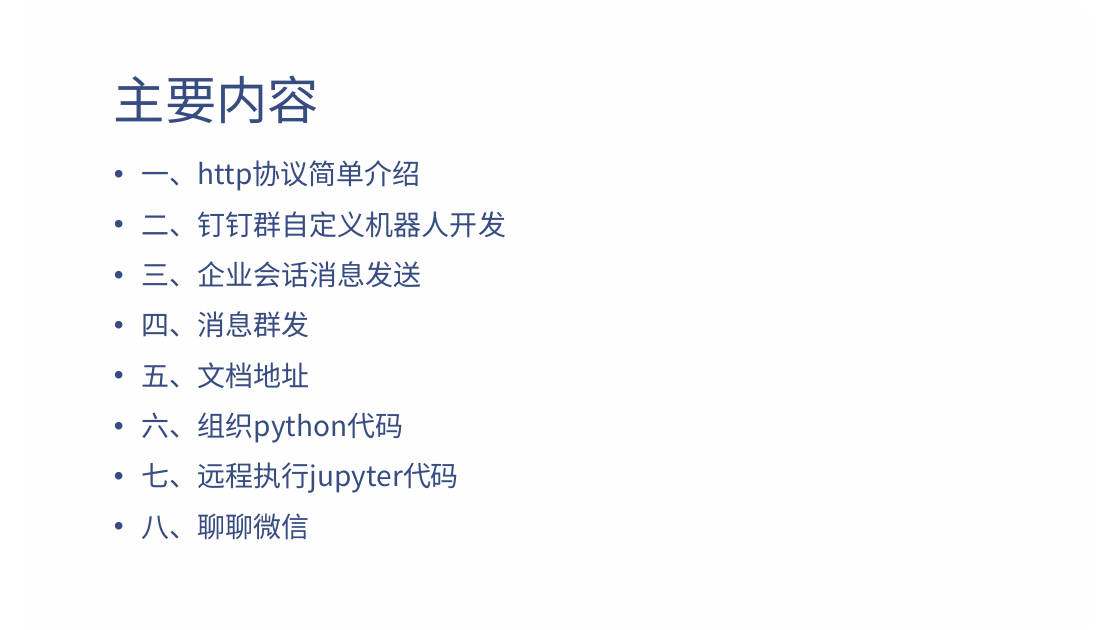
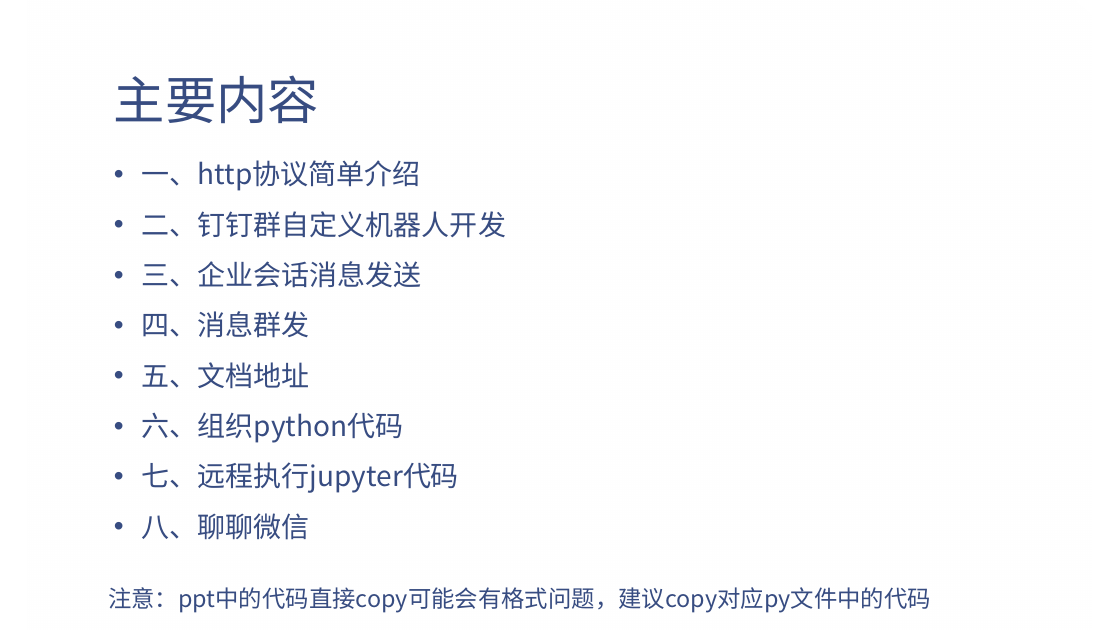
Before and after one commit to e271828182/dd_talk, a slide deck: slide 2 of 钉钉机器人.pptx. Drawn at 1120x630 pixels with LibreOffice and Linux fonts; fonts in the diff are those of the drawing; background and template pictures are left out. Boxes give left, top, right and bottom in pixels: in the first picture for what was removed or moved away, otherwise in the second. Text is boxed around its words. In the diff, an @@ line names an element or a change of style, - is before the commit and + after.

```diff
--- a/钉钉机器人.pptx
+++ b/钉钉机器人.pptx
@@ text added at (108, 587, 931, 613), 20 pt, text #374C81 @@
+注意：ppt中的代码直接copy可能会有格式问题，建议copy对应py文件中的代码
```
Also in this commit, not shown: 1 other slide changed.
